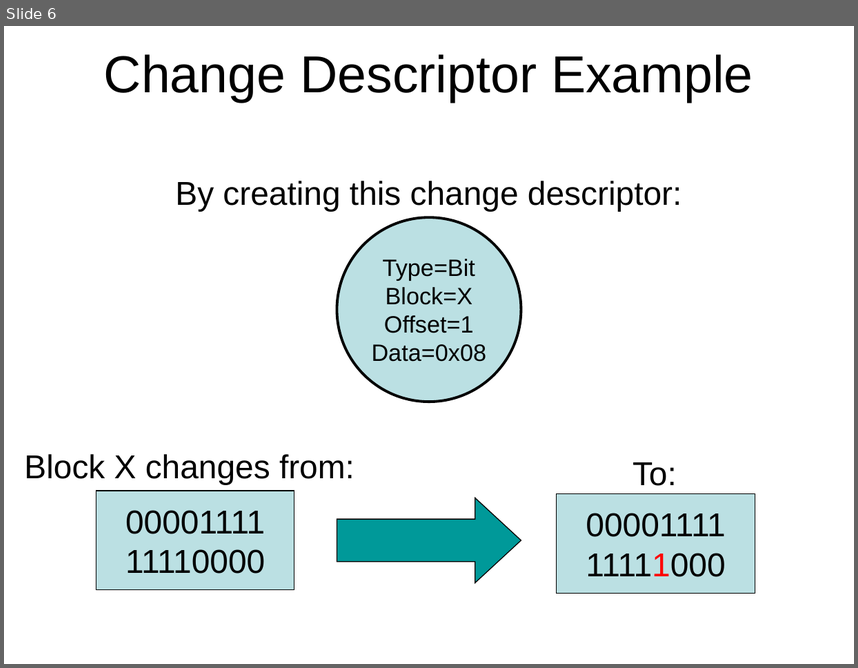
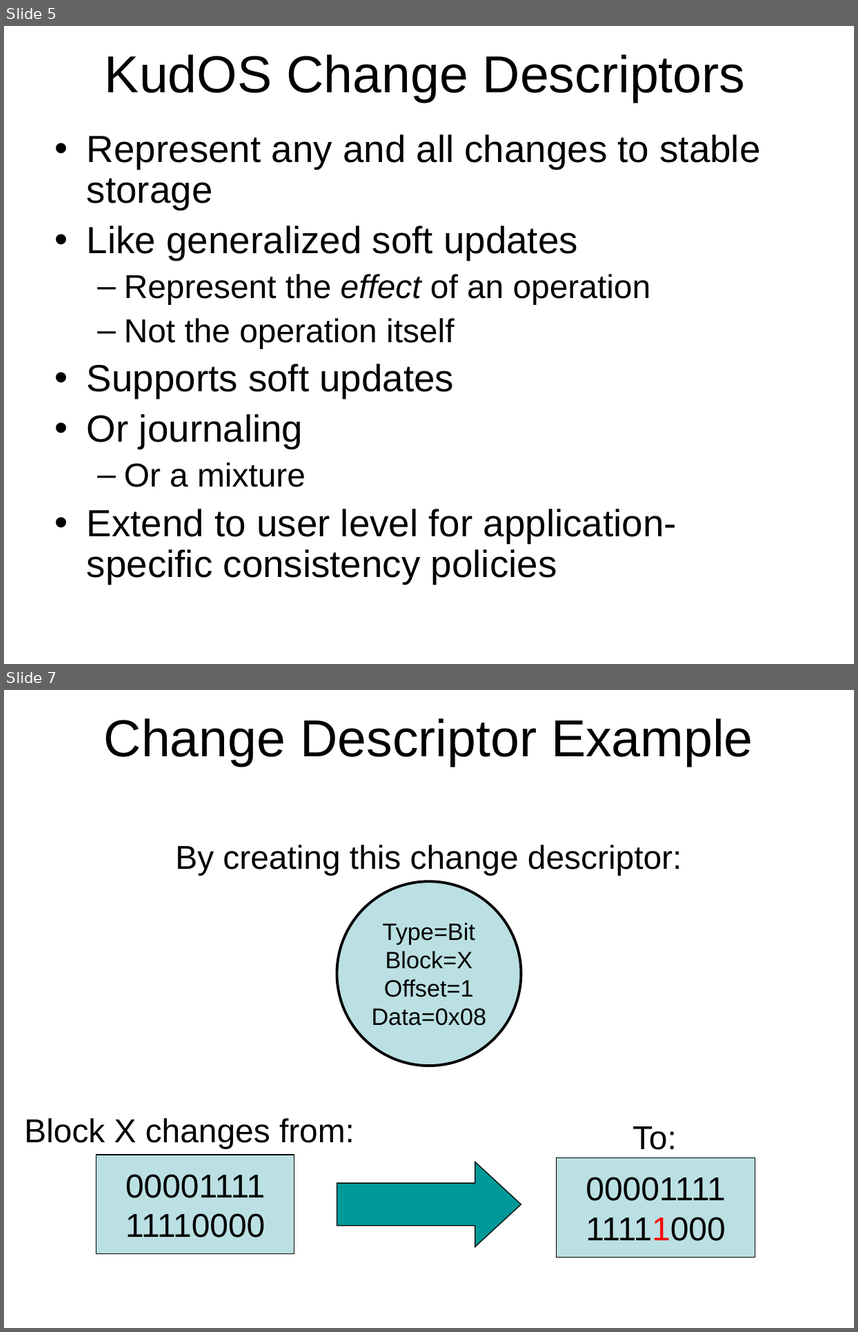
Before and after one commit to ucla-readable/fstitch-doc, a slide deck: sosp_wip/sosp_wip_kudos.ppt. Shown one above the other, each under a label of ours: slide 6 before the commit, slides 5 and 7 after it; the slides between them are not shown. The pictures are 858x668 and 858x1332 pixels, drawn with LibreOffice and Linux fonts; fonts in the diff are those of the drawing. Boxes give left, top, right and bottom in pixels: in the first picture for what was removed or moved away, otherwise in the second. Text is boxed around its words. In the diff, an @@ line names an element or a change of style, - is before the commit and + after.

```diff
--- a/sosp_wip/sosp_wip_kudos.ppt
+++ b/sosp_wip/sosp_wip_kudos.ppt
@@ slide 5 added at (4, 26, 854, 664), background #FFFFFF @@
@@ title added at (105, 54, 746, 103), 44 pt, text #000000 @@
+KudOS Change Descriptors
@@ text added at (87, 134, 761, 584), 32 pt, text #000000 @@
+• Represent any and all changes to stable storage
+• Like generalized soft updates
+  – Represent the effect of an operation
+  – Not the operation itself
+• Supports soft updates
+• Or journaling
+  – Or a mixture
+• Extend to user level for application-specific consistency policies
@@ what was slide 6 is now slide 7 @@
```
Also in this commit, not shown: 7 slides changed, 1 other slide added, 3 slides removed.
